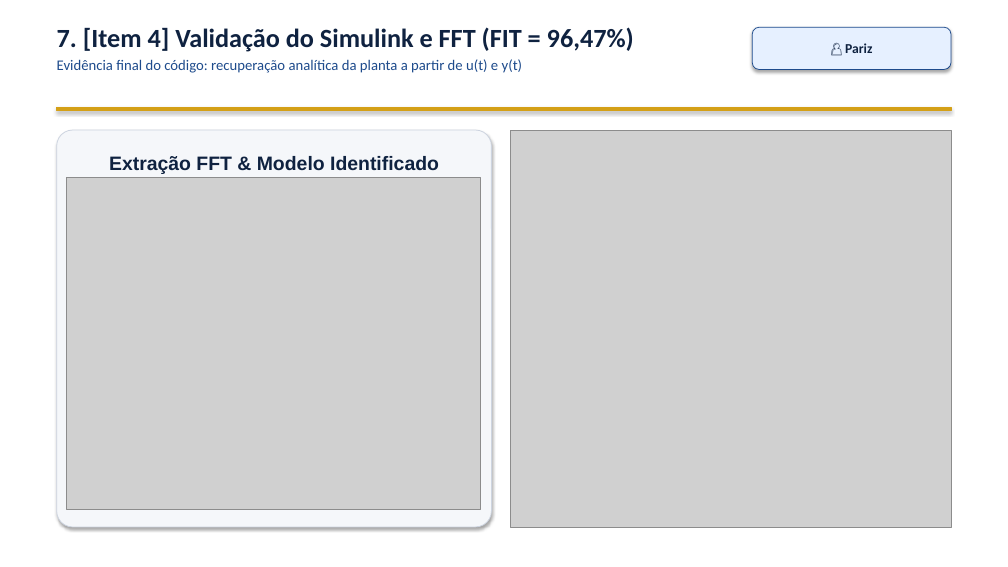
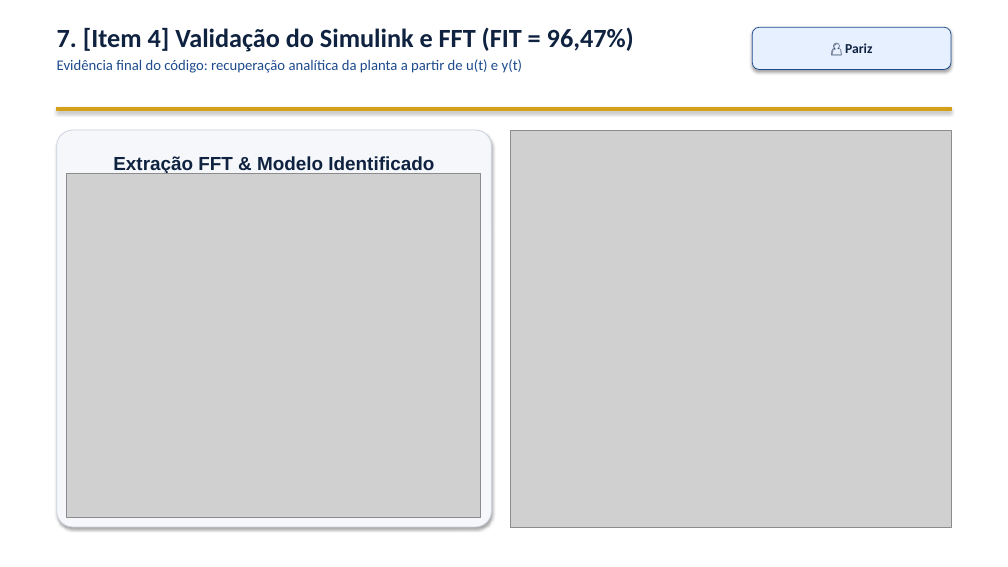
Before and after one commit to VPariz/masd-identificacao-n2cacgo, a slide deck: slide 8 of apresentacao/apresentacao_MASD_N2CACGO_IME.pptx. Drawn at 1008x567 pixels with LibreOffice and Linux fonts; fonts in the diff are those of the drawing; grey boxes stand for pictures. Boxes give left, top, right and bottom in pixels: in the first picture for what was removed or moved away, otherwise in the second. Text is boxed around its words. In the diff, an @@ line names an element or a change of style, - is before the commit and + after.

Commit message:
Revisa e aprimora Slides 4-8 (Pariz), figuras e pacote de entrega

```diff
--- a/apresentacao/apresentacao_MASD_N2CACGO_IME.pptx
+++ b/apresentacao/apresentacao_MASD_N2CACGO_IME.pptx
@@ rounded rectangle "Extração FFT & Modelo Identificado" at (x1=57, y1=130, x2=492, y2=527): size 18.5 to 18 pt @@
@@ picture resized from (x1=67, y1=178, x2=481, y2=509) to (x1=67, y1=174, x2=481, y2=518) @@
```
Also in this commit, not shown: 4 other slides changed, 10 other files.
